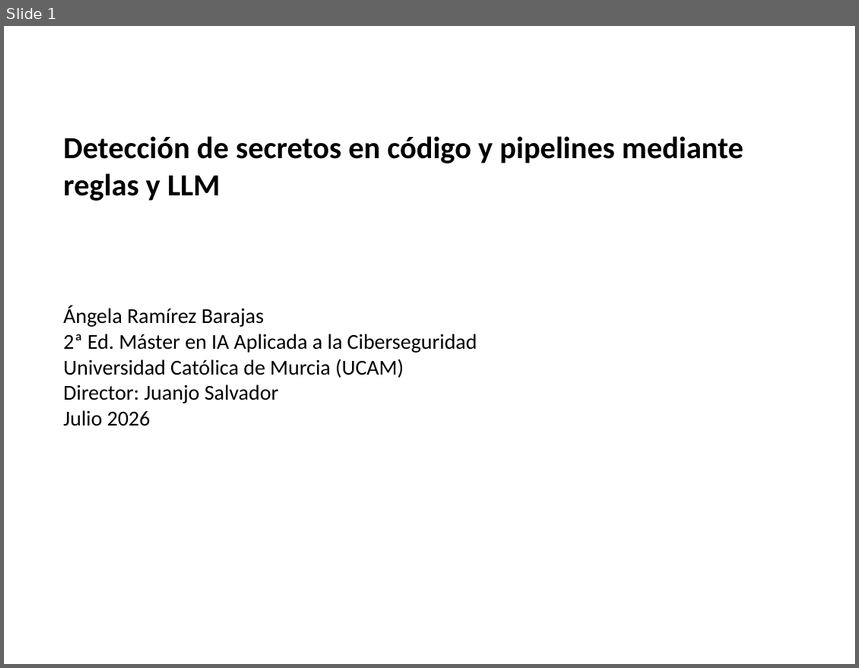
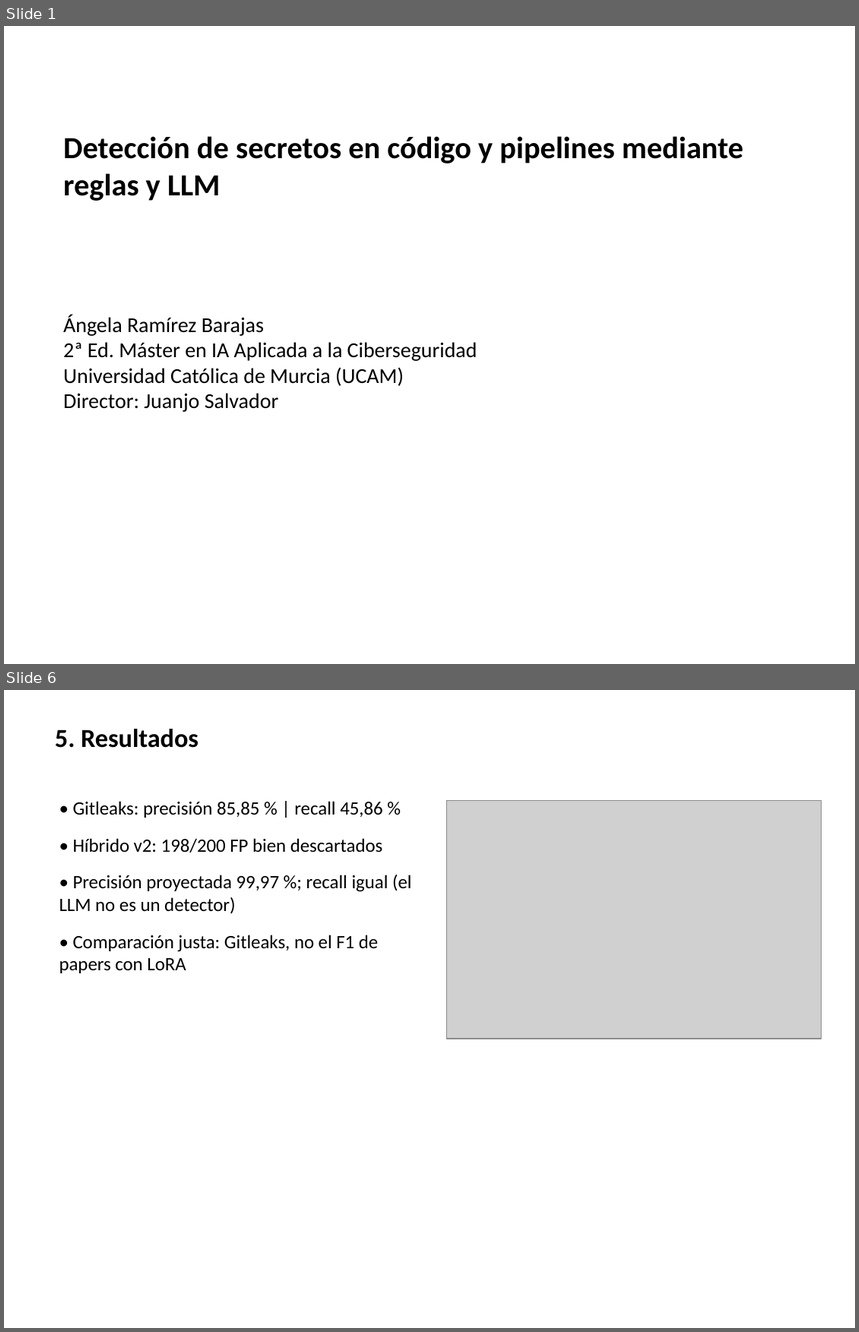
Before and after one commit to aramirezbarajas/secret-scan-tfm, a slide deck: docs/presentacion_defensa.pptx. Shown one above the other, each under a label of ours: slide 1 before the commit, slides 1 and 6 after it; the slides between them are not shown. The pictures are 859x668 and 859x1332 pixels, drawn with LibreOffice and Linux fonts; fonts in the diff are those of the drawing; grey boxes stand for pictures. Boxes give left, top, right and bottom in pixels: in the first picture for what was removed or moved away, otherwise in the second. Text is boxed around its words. In the diff, an @@ line names an element or a change of style, - is before the commit and + after.

```diff
--- a/docs/presentacion_defensa.pptx
+++ b/docs/presentacion_defensa.pptx
@@ slide 6 added at (x1=4, y1=690, x2=855, y2=1328), background #FFFFFF @@
@@ text added at (x1=55, y1=729, x2=199, y2=748), 22 pt, text #000000, bold @@
+5. Resultados
@@ text added at (x1=59, y1=801, x2=412, y2=973), 16 pt, text #000000 @@
+• Gitleaks: precisión 85,85 % | recall 45,86 %
+• Híbrido v2: 198/200 FP bien descartados
+• Precisión proyectada 99,97 %; recall igual (el LLM no es un detector)
+• Comparación justa: Gitleaks, no el F1 de papers con LoRA
@@ picture added at (x1=446, y1=801, x2=821, y2=1039) @@
@@ slide 1 changed as well @@
@@ text "Ángela Ramírez Barajas" moved from (x1=63, y1=306, x2=477, y2=427) to (x1=63, y1=314, x2=477, y2=412) @@
@@ text at (x1=63, y1=411, x2=151, y2=427): paragraph removed @@
-Julio 2026
```
Also in this commit, not shown: 3 other slides changed, 2 other slides added, 7 slides removed, 2 other files.
